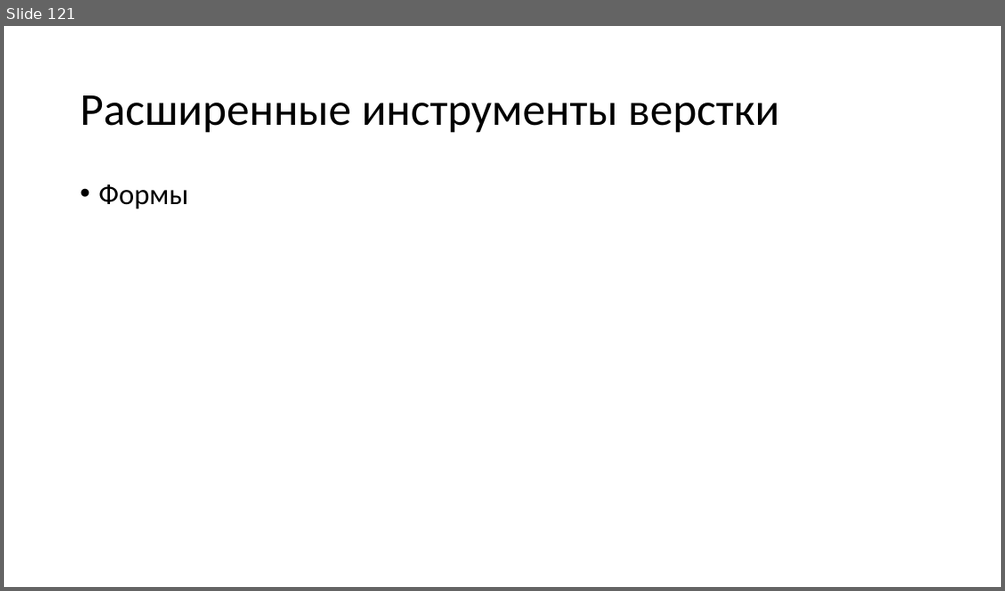
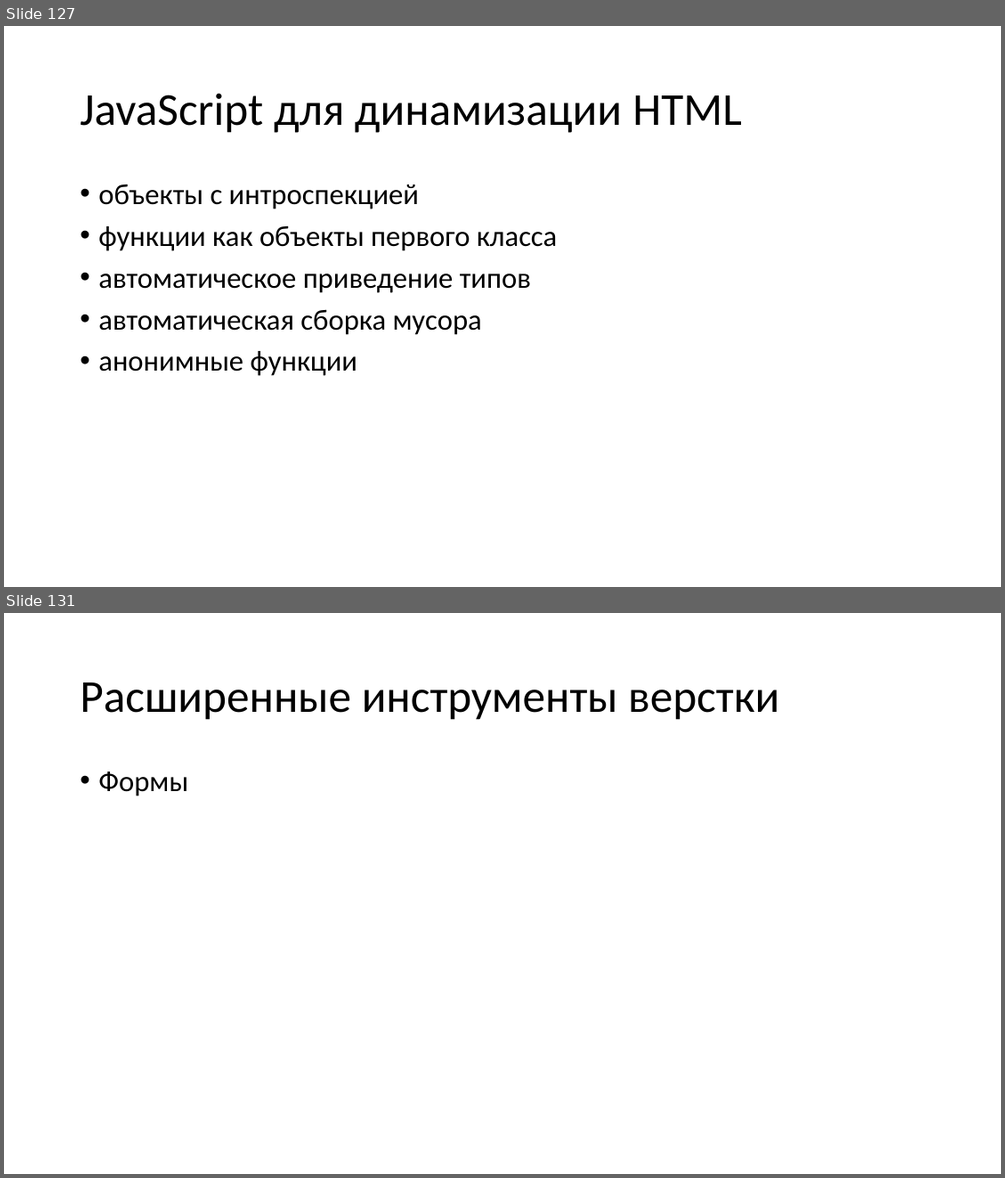
Before and after one commit to heymynameis/web-development, a slide deck: Лекции web.pptx. Shown one above the other, each under a label of ours: slide 121 before the commit, slides 127 and 131 after it; the slides between them are not shown. The pictures are 1005x591 and 1005x1178 pixels, drawn with LibreOffice and Linux fonts; fonts in the diff are those of the drawing. Boxes give left, top, right and bottom in pixels: in the first picture for what was removed or moved away, otherwise in the second. Text is boxed around its words. In the diff, an @@ line names an element or a change of style, - is before the commit and + after.

```diff
--- a/Лекции web.pptx
+++ b/Лекции web.pptx
@@ slide 127 added at [4, 26, 1001, 587], background #FFFFFF @@
@@ title added at [80, 93, 741, 133], 44 pt, text #000000 @@
+JavaScript для динамизации HTML
@@ text added at [98, 184, 557, 376], 28 pt, text #000000 @@
+• объекты с интроспекцией
+• функции как объекты первого класса
+• автоматическое приведение типов
+• автоматическая сборка мусора
+• анонимные функции
@@ what was slide 121 is now slide 131 @@
```
Also in this commit, not shown: 9 other slides added, 1 other file.
